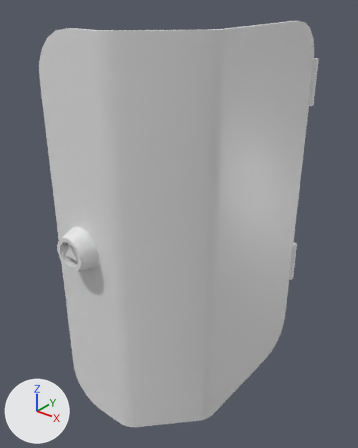
What one commit did to the FBX model Assets/Fbx/Vagon/Vagon_SmallCorridor/Vagon_SmallCorridor_TechLuke_01.fbx.
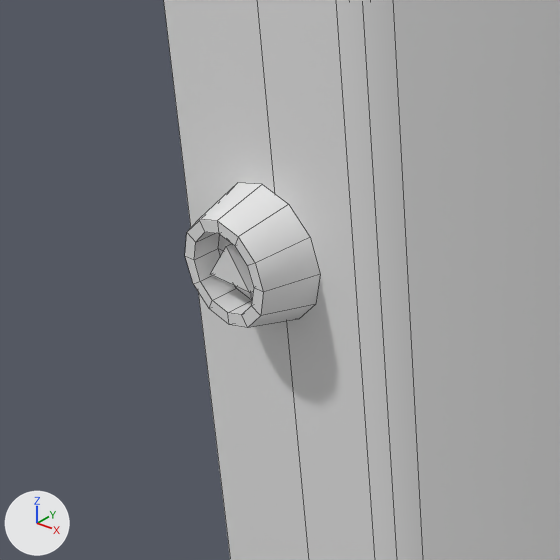
Old and new are each drawn whole from a camera (50 mm lens) standing at (-10.5463, 1.1409, 2.9525) and looking at (-10.7218, 1.3602, 2.8165) and again close up on the part from 0% to 48% of the width and 38% to 77% of the height. Lighting does not change. The marker at lower left points along +X, +Y and +Z. The close-ups show mesh edges as thin lines. Where no turn or scale is listed for an object, it has been applied to the vertices.

Objects in the first close-up: 'Vagon_SmallCorridor_TechLuke_01'.
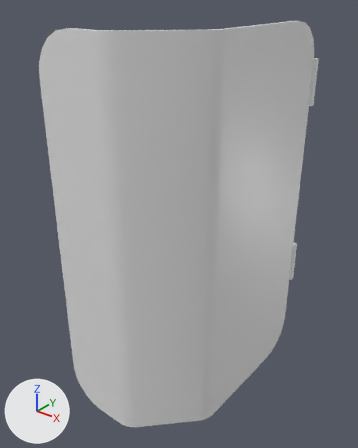
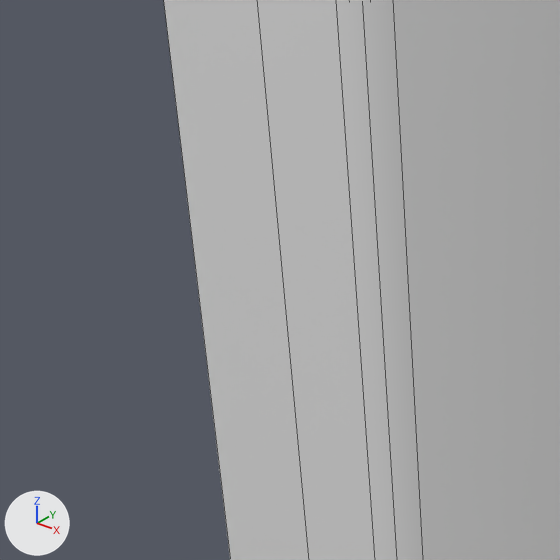
Edits to the scene script, one JSON object a line:
```json
{"block": "me_vagon_smallcorridor_techluke_01", "where": "me_vagon_smallcorridor_techluke_01.from_pydata(...)  # 256 vertices, 288 faces; spans x -0.082..0.003, y -0.149..0.003, z -0.055..0.179"}
{"block": "me_vagon_smallcorridor_techluke_01", "where": "# used by ob_vagon_smallcorridor_techluke_01; location = (-10.6788, 1.4361, 2.7549)"}
{"block": "me_vagon_smallcorridor_techluke_01", "change": "me_vagon_smallcorridor_techluke_01 part 1: the loose piece of 49 vertices spanning x -0.074..-0.048, y -0.149..-0.139, z 0.052..0.078 is deleted"}
{"block": "me_vagon_smallcorridor_techluke_01", "change": "me_vagon_smallcorridor_techluke_01 part 2: the loose piece of 6 vertices spanning x -0.066..-0.056, y -0.148..-0.144, z 0.063..0.07 is deleted"}
```

What differs and where, as boxes [x1, y1, x2, y2] in the close-ups (560 x 560 px):
```json
{"part": 1, "of": "me_vagon_smallcorridor_techluke_01", "change": "deleted", "before": [185, 183, 320, 328]}
{"part": 2, "of": "me_vagon_smallcorridor_techluke_01", "change": "deleted", "before": [210, 244, 253, 293]}
```
